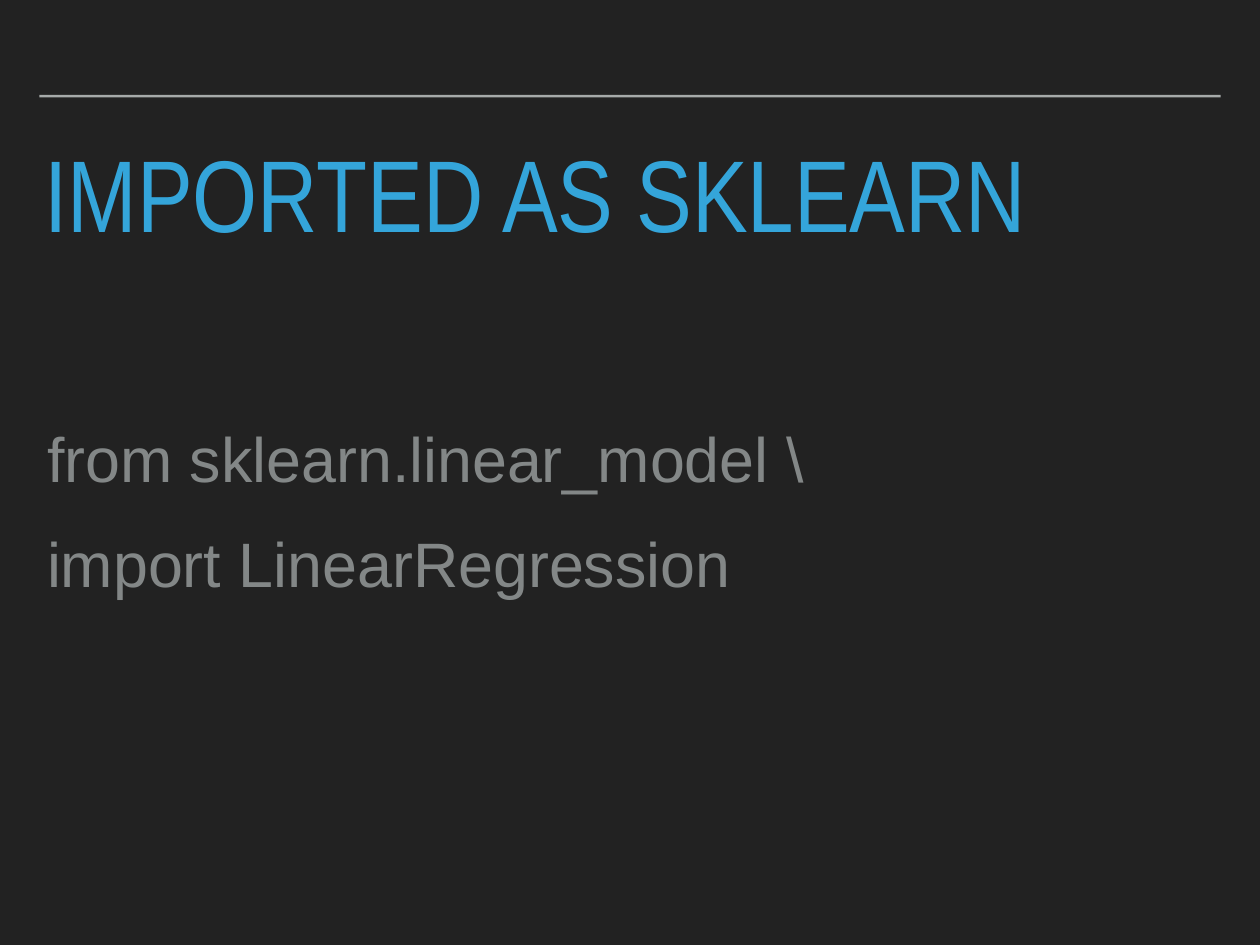
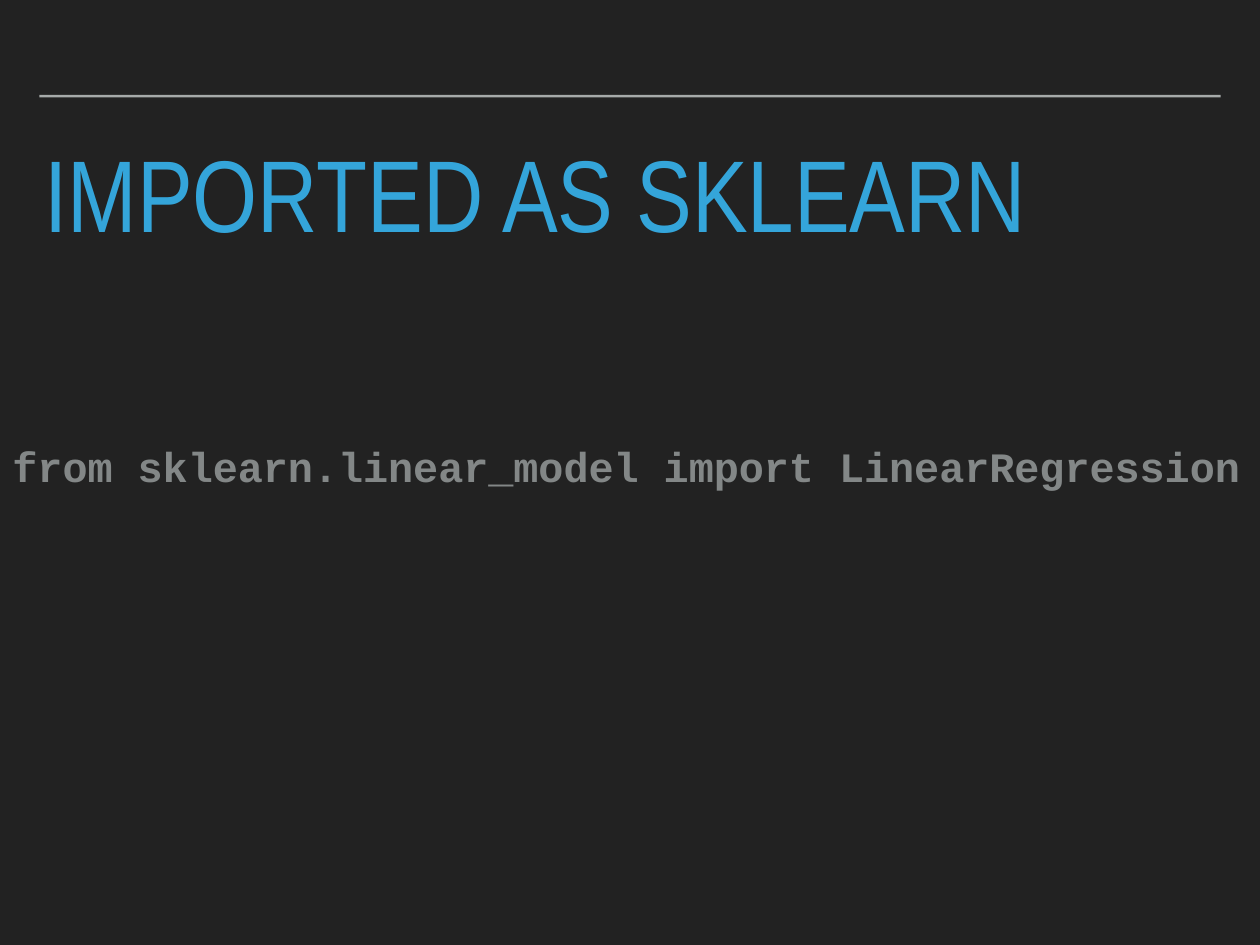
Before and after one commit to robcarrington/python-for-data-science, a slide deck: slide 25 of Session9/Session9_Slides.pptx (slide 16 before the commit). Drawn at 1260x945 pixels with LibreOffice and Linux fonts; fonts in the diff are those of the drawing. Boxes give left, top, right and bottom in pixels: in the first picture for what was removed or moved away, otherwise in the second. Text is boxed around its words. In the diff, an @@ line names an element or a change of style, - is before the commit and + after.

```diff
--- a/Session9/Session9_Slides.pptx
+++ b/Session9/Session9_Slides.pptx
@@ text at bbox=[12, 452, 1240, 491]: text changed; size 51 to 34 pt; font Arial to Courier New; bold on @@
-from sklearn.linear_model \
-import LinearRegression
+from sklearn.linear_model import LinearRegression
```
Also in this commit, not shown: 6 other slides changed, 10 slides added, 22 slides removed, 4 other files.
